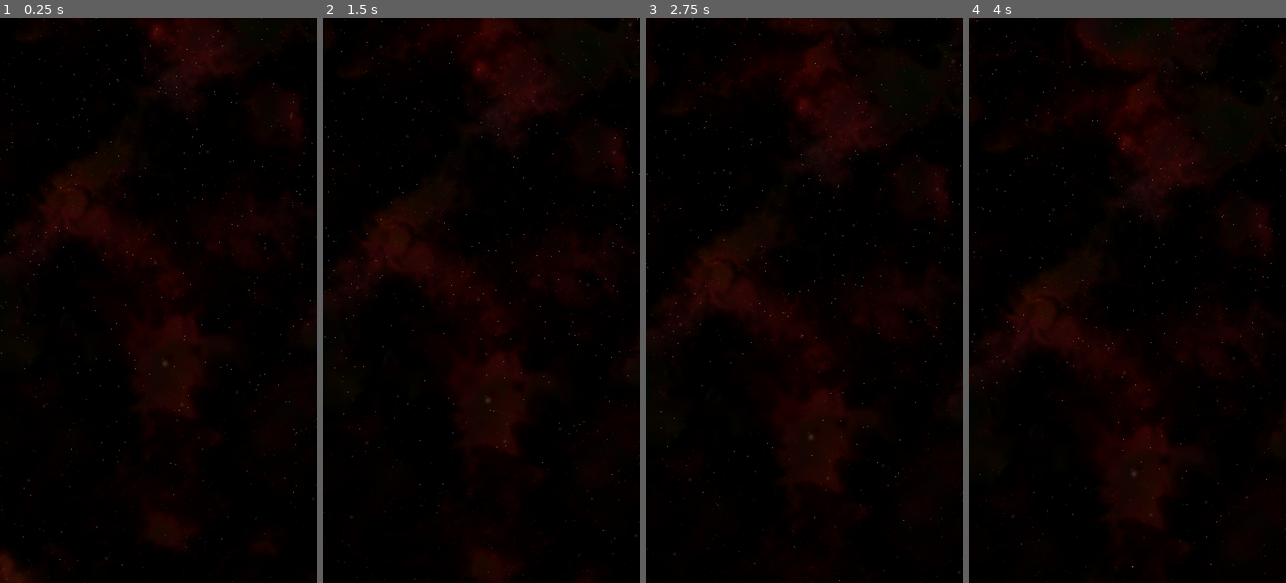
Above: before the commit, frames 1-4 (left to right).
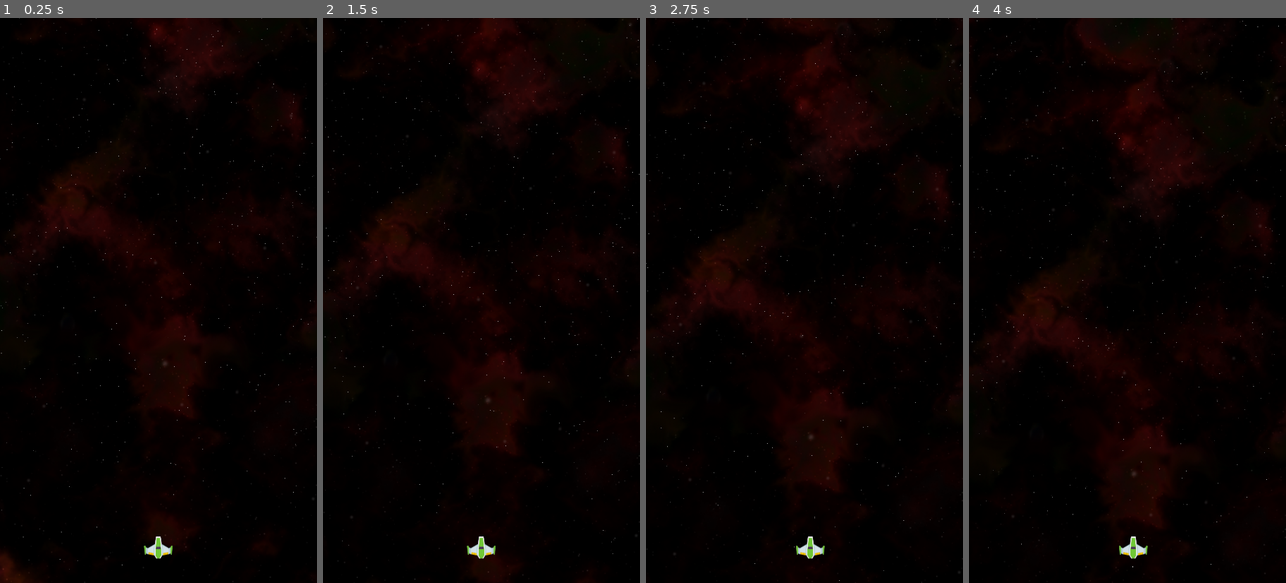
Above: after the commit, the same moments.

Repository: DeXoteric/eXcelunte_gd
Game: Godot game, scene res://scenes/game.tscn
The game is run twice, just before and just after one commit, with the same random seed, the same clock (stepped at 60 frames per second) and the same inputs. Before the commit the project starts from res://Scenes/Game.tscn.
Inputs (mouse positions are in pixels of both pictures, inside the frame that each line leads up to):
- Up to frame 1 (0.25 s): no input
- Up to frame 2 (1.5 s): move the mouse to (551, 272) at 0.52 s; click (551, 272) at 0.67 s; move the mouse to (418, 328) at 1.27 s; click (418, 328) at 1.42 s
- Up to frame 3 (2.75 s): move the mouse to (836, 176) at 2.02 s; click (836, 176) at 2.17 s
- Up to frame 4 (4 s): move the mouse to (1111, 413) at 2.77 s; click (1111, 413) at 2.92 s; move the mouse to (1222, 385) at 3.52 s; click (1222, 385) at 3.67 s

The runs differ from the first frame. In frame 1, 0.2% of the frame differs, in the area x 45-55%, y 91-96%; in frame 2, 0.2%; in frame 3, 0.2%; in frame 4, 0.2%.

Commit message:
player movement

Diff:
--- a/eXcelunte/Scenes/Game.tscn
+++ /dev/null
@@ -1,7 +0,0 @@
-[gd_scene load_steps=2 format=2]
-
-[ext_resource path="res://Scenes/Background.tscn" type="PackedScene" id=1]
-
-[node name="game" type="Node"]
-
-[node name="background" parent="." index="0" instance=ExtResource( 1 )]
--- a/eXcelunte/project.godot
+++ b/eXcelunte/project.godot
@@ -11,7 +11,7 @@
 [application]
 
 config/name="eXcelunte"
-run/main_scene="res://Scenes/Game.tscn"
+run/main_scene="res://scenes/game.tscn"
 config/icon="res://icon.png"
 
 [display]
--- a/eXcelunte/Scenes/Background.tscn
+++ b/eXcelunte/scenes/background.tscn
@@ -1,7 +1,7 @@
 [gd_scene load_steps=4 format=2]
 
 [ext_resource path="res://scripts/scrolling_background.gd" type="Script" id=1]
-[ext_resource path="res://GFX/background_nebula.png" type="Texture" id=2]
+[ext_resource path="res://gfx/background_nebula.png" type="Texture" id=2]
 
 [sub_resource type="ParticlesMaterial" id=1]
 
@@ -43,7 +43,7 @@
 anim_loop = false
 _sections_unfolded = [ "Emission Shape", "Gravity", "Initial Velocity", "Scale" ]
 
-[node name="background" type="Node2D" index="0"]
+[node name="background" type="Node" index="0"]
 
 [node name="parallax_background" type="ParallaxBackground" parent="." index="0"]
 
@@ -78,6 +78,7 @@
 
 position = Vector2( 540, -50 )
 rotation = 1.5708
+scale = Vector2( 1, 1 )
 emitting = true
 amount = 500
 lifetime = 15.0
--- /dev/null
+++ b/eXcelunte/scenes/game.tscn
@@ -0,0 +1,13 @@
+[gd_scene load_steps=3 format=2]
+
+[ext_resource path="res://scenes/background.tscn" type="PackedScene" id=1]
+[ext_resource path="res://scenes/player.tscn" type="PackedScene" id=2]
+
+[node name="game" type="Node"]
+
+[node name="background" parent="." index="0" instance=ExtResource( 1 )]
+
+[node name="player" parent="." index="1" instance=ExtResource( 2 )]
+
+startingPosition = Vector2( 540, 1800 )
+movementSpeed = 300
--- /dev/null
+++ b/eXcelunte/scenes/player.tscn
@@ -0,0 +1,21 @@
+[gd_scene load_steps=3 format=2]
+
+[ext_resource path="res://scripts/player_movement.gd" type="Script" id=1]
+[ext_resource path="res://gfx/player.png" type="Texture" id=2]
+
+[node name="player" type="Node" index="0"]
+
+[node name="kinematic_body_2d" type="KinematicBody2D" parent="." index="0"]
+
+scale = Vector2( 1, 1 )
+input_pickable = false
+collision_layer = 1
+collision_mask = 1
+collision/safe_margin = 0.08
+script = ExtResource( 1 )
+startingPosition = Vector2( 540, 1800 )
+movementSpeed = 300
+
+[node name="sprite" type="Sprite" parent="kinematic_body_2d" index="0"]
+
+texture = ExtResource( 2 )
--- /dev/null
+++ b/eXcelunte/scripts/player_movement.gd
@@ -0,0 +1,26 @@
+extends KinematicBody2D
+
+export var startingPosition = Vector2(540, 1800)
+export var movementSpeed = 300
+
+var moveDirection = 0
+var viewportSize
+
+func _ready():
+	self.position = startingPosition
+	viewportSize = get_viewport().size
+
+func _input(event):
+	if event is InputEventScreenTouch:
+		if event.is_pressed():
+			if event.position.x < viewportSize.x /2:
+				moveDirection = -1
+			else:
+				moveDirection = 1
+		else:
+			moveDirection = 0
+
+func _process(delta):
+	if moveDirection != 0:
+		position.x = clamp(position.x, 0 + 60, viewportSize.x - 60)
+		self.translate(Vector2(movementSpeed * moveDirection * delta, 0))
Renamed: eXcelunte/GFX/background_nebula.png -> eXcelunte/gfx/background_nebula.png
Not shown, changed: eXcelunte/gfx/background_nebula.png.import
Renamed: eXcelunte/GFX/player.png -> eXcelunte/gfx/player.png
Not shown, changed: eXcelunte/gfx/player.png.import
Renamed: eXcelunte/GFX/player_laser.png -> eXcelunte/gfx/player_laser.png
Not shown, changed: eXcelunte/gfx/player_laser.png.import
